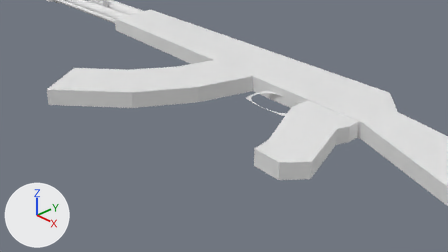
The Blender file Assets/Blender Stuff/AK.blend, before and after one commit.
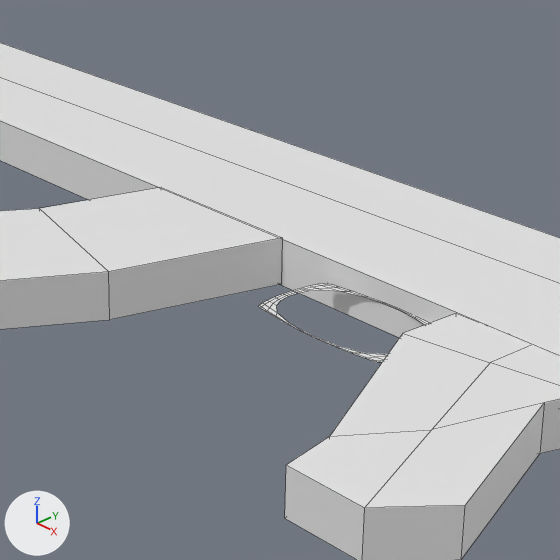
Old and new are each drawn from the file's camera 'Camera' and again close up on the part from 36% to 76% of the width and 0% to 71% of the height. The lights are fixed; the arrows at lower left show +X, +Y and +Z. The close-ups show mesh edges as thin lines.
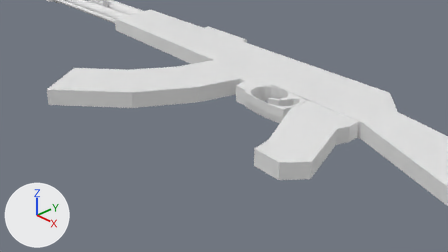
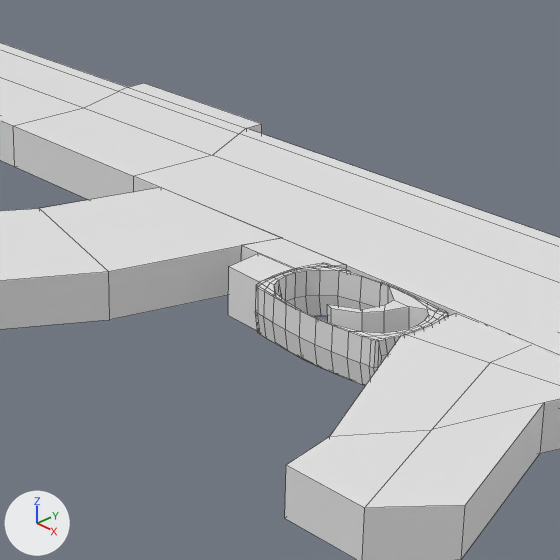
Changed parts and their boxes [x1, y1, x2, y2] in the close-ups (560 x 560 px):
'Plane.001', added: after [255, 267, 449, 386]
'Cube.008', added: after [228, 238, 347, 331]
'Cube.007', added: after [327, 286, 434, 333]
'Plane', deleted: before [258, 283, 429, 362]
part 1 of me_cube_002, built on: [0, 47, 560, 357] in both

Edits to the bpy script that builds the scene:
```text
Change me_cube_002:
    used by ob_cube_002; location = (-2.459, 0.072, 1.022); scale = (1.03, 1.03, 0.132)
    remove me_cube_002.from_pydata(...)  # 12 vertices, 10 faces; spans x -1.0..5.44, y -0.26..1.0, z -1.0..1.0
    add me_cube_002.from_pydata(...)  # 36 vertices, 34 faces; spans x -1.0..5.44, y -0.26..1.09, z -1.0..1.0
    me_cube_002 part 1
    8 faces are deleted
    16 vertices are added at x -1.0..5.1, y -0.09..1.09, z -1.0..1.0
    8 new vertices lie (0.0, 0.0, 2.0) away from vertices in x -1.0..5.1, y -0.09..1.09, z -1.0
    32 new faces join them
Add me_cube_008:
    me_cube_008.from_pydata(...)  # 16 vertices, 14 faces; spans x -1.56..2.21, y -2.05..1.35, z -1.0..1.0
Add me_plane_002:
    me_plane_002.from_pydata(...)  # 314 vertices, 314 faces; spans x -0.084..0.543, y -0.328..0.095, z -0.061..0.131
Add me_cube_005:
    me_cube_005.from_pydata(...)  # 20 vertices, 18 faces; spans x -4.05..3.13, y -1.38..1.01, z -0.7..1.08
Remove ob_plane:
    ob_plane = bpy.data.objects.new('Plane', me_plane)
    ob_plane.location = (1.237, -0.244, 1.037)
    ob_plane.scale = (1.48, 1.36, 1.58)
Add ob_cube_008:
    ob_cube_008 = bpy.data.objects.new('Cube.008', me_cube_008)
    ob_cube_008.location = (0.949, -0.28, 1.022)
    ob_cube_008.scale = (0.147, 0.147, 0.136)
Add ob_plane_001:
    ob_plane_001 = bpy.data.objects.new('Plane.001', me_plane_002)
    ob_plane_001.location = (1.237, -0.244, 1.071)
    ob_plane_001.scale = (1.48, 1.36, -1.35)
Add ob_cube_007:
    ob_cube_007 = bpy.data.objects.new('Cube.007', me_cube_005)
    ob_cube_007.location = (1.82, -0.322, 1.0)
    ob_cube_007.scale = (0.0653, 0.182, 0.153)
```
